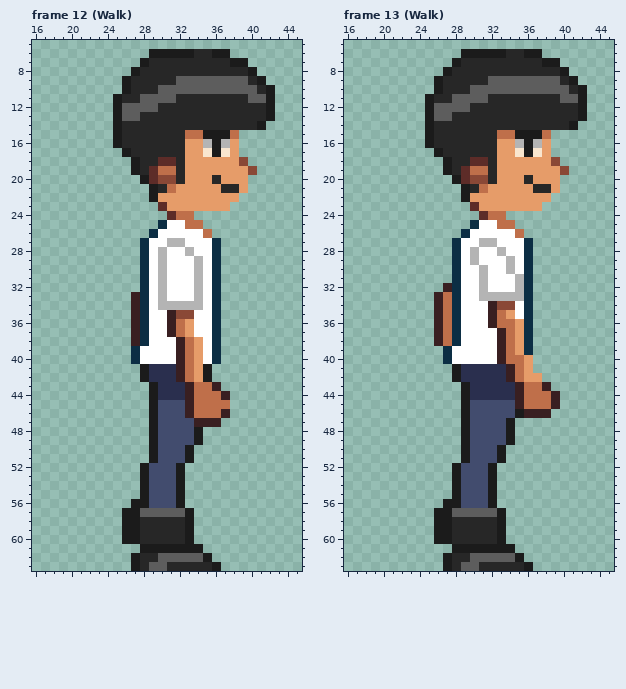
Two states of a pixel-art file, TheDreams/Assets/Character/Images/MainCharacter/Sprite-0001.aseprite. The picture above was drawn from the file before the commit.
64x64 pixels, 19 frames. Shown: frame 12 (Walk): x 16..45, y 5..63; frame 13 (Walk): x 16..45, y 5..63. The commit also changed other frames, which this record leaves out.
And afterwards:
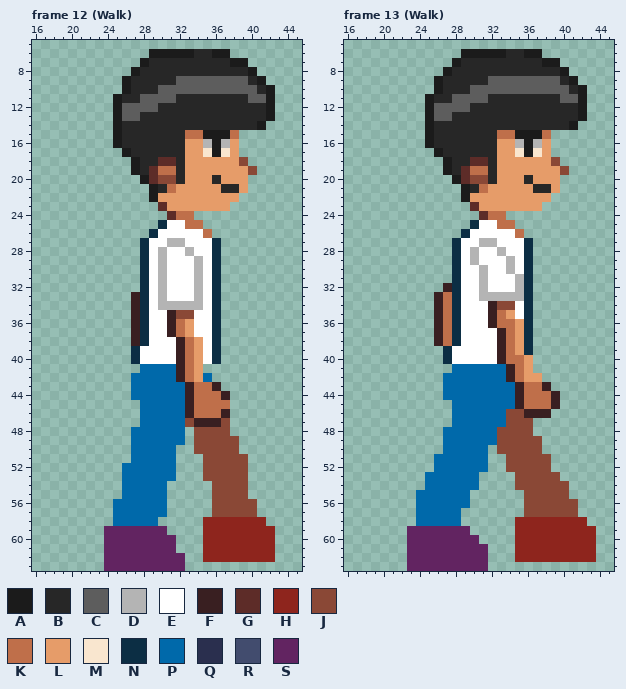
Palette (. is transparent): A #1b1b1b  B #272727  C #5d5d5d  D #b4b4b4  E #ffffff  F #391f21  G #5d2c28  H #8e251d  J #8a4836  K #bf6f4a  L #e69c69  M #f9e6cf  N #0c2e44  P #0069aa  Q #2a2f4e  R #424c6e  S #622461
Log entry: 30/07/2026 Base move leg
What changed:
layer "Leg" now shown
layer "Leg#2" now shown
Frame 12 (Walk), layers "Leg#2", "Leg", "Base":
y 41: x 28..31 AQQQ -> PPPP; x 35 A -> .
y 42: x 27..31 .AQQQ -> PPPPP; x 35 A -> P
y 43..44: x 27..32 ..AQQQ -> PPPPPP
y 45..46: x 28..32 .ARRR -> PPPPP
y 47: x 28..33 .ARRRR -> PPPPPJ; x 37 . -> J
y 48: x 27..37 ..ARRRRA... -> PPPPPP.JJJJ
y 49: x 27..38 ..ARRRRA.... -> PPPPPP.JJJJJ
y 50: x 27..38 ..ARRRA..... -> PPPPP..JJJJJ
y 51: x 27..33 ..ARRRA -> PPPPP..; x 35..39 ..... -> JJJJJ
y 52..53: x 26..32 ..ARRRA -> PPPPPP.; x 35..39 ..... -> JJJJJ
y 54..55: x 26..32 ..ARRRA -> PPPPP..; x 36..39 .... -> JJJJ
y 56: x 25..32 ..AARRRA -> PPPPPP..; x 36..40 ..... -> JJJJJ
y 57: x 25..33 .AACCCCCA -> PPPPPP...; x 36..40 ..... -> JJJJJ
y 58: x 25..33 .AABBBBBA -> PPPPP....; x 35..41 ....... -> HHHHHHH
y 59: x 24..33 ..AABBBBBA -> SSSSSSS...; x 35..42 ........ -> HHHHHHHH
y 60: x 24..33 ..AABBBBBA -> SSSSSSSS..; x 35..42 ........ -> HHHHHHHH
y 61: x 24..42 ....AAAAAAA........ -> SSSSSSSS...HHHHHHHH
y 62: x 24..42 ...ABBCCCCCA....... -> SSSSSSSSS..HHHHHHHH
y 63: x 24..36 ...ABCCBBBBBA -> SSSSSSSSS....
Frame 13 (Walk), layers "Leg#2", "Leg", "Base":
y 41: x 28..33 AQQQQQ -> PPPPPP
y 42: x 27..33 .AQQQQQ -> PPPPPPP
y 43..44: x 27..34 ..AQQQQQ -> PPPPPPPP
y 45: x 28..34 .ARRRRR -> PPPPPPP
y 46: x 28..35 .ARRRRRA -> PPPPPPJJ
y 47: x 28..36 .ARRRRA.. -> PPPPPPJJJ
y 48: x 27..36 ..ARRRRA.. -> PPPPPPJJJJ
y 49: x 27..37 ..ARRRRA... -> PPPPPPJJJJJ
y 50: x 27..37 ..ARRRA.... -> PPPPP.JJJJJ
y 51: x 26..38 ...ARRRA..... -> PPPPPP..JJJJJ
y 52: x 26..32 ..ARRRA -> PPPPPP.; x 34..38 ..... -> JJJJJ
y 53: x 25..32 ...ARRRA -> PPPPPP..; x 35..39 ..... -> JJJJJ
y 54: x 25..32 ...ARRRA -> PPPPPP..; x 35..40 ...... -> JJJJJJ
y 55: x 24..32 ....ARRRA -> PPPPPP...; x 36..40 ..... -> JJJJJ
y 56: x 24..32 ...AARRRA -> PPPPPP...; x 36..41 ...... -> JJJJJJ
y 57: x 24..33 ..AACCCCCA -> PPPPP.....; x 36..41 ...... -> JJJJJJ
y 58: x 24..33 ..AABBBBBA -> PPPPP.....; x 35..42 ........ -> HHHHHHHH
y 59: x 23..33 ...AABBBBBA -> SSSSSSS....; x 35..43 ......... -> HHHHHHHHH
y 60: x 23..33 ...AABBBBBA -> SSSSSSSS...; x 35..43 ......... -> HHHHHHHHH
y 61: x 23..43 .....AAAAAAA......... -> SSSSSSSSS...HHHHHHHHH
y 62: x 23..43 ....ABBCCCCCA........ -> SSSSSSSSS...HHHHHHHHH
y 63: x 23..36 ....ABCCBBBBBA -> SSSSSSSSS.....
Boxes around the changes in both pictures, in picture pixels (x1, y1, x2, y2):
changed: (104, 364, 275, 571)
changed: (407, 364, 596, 571)
